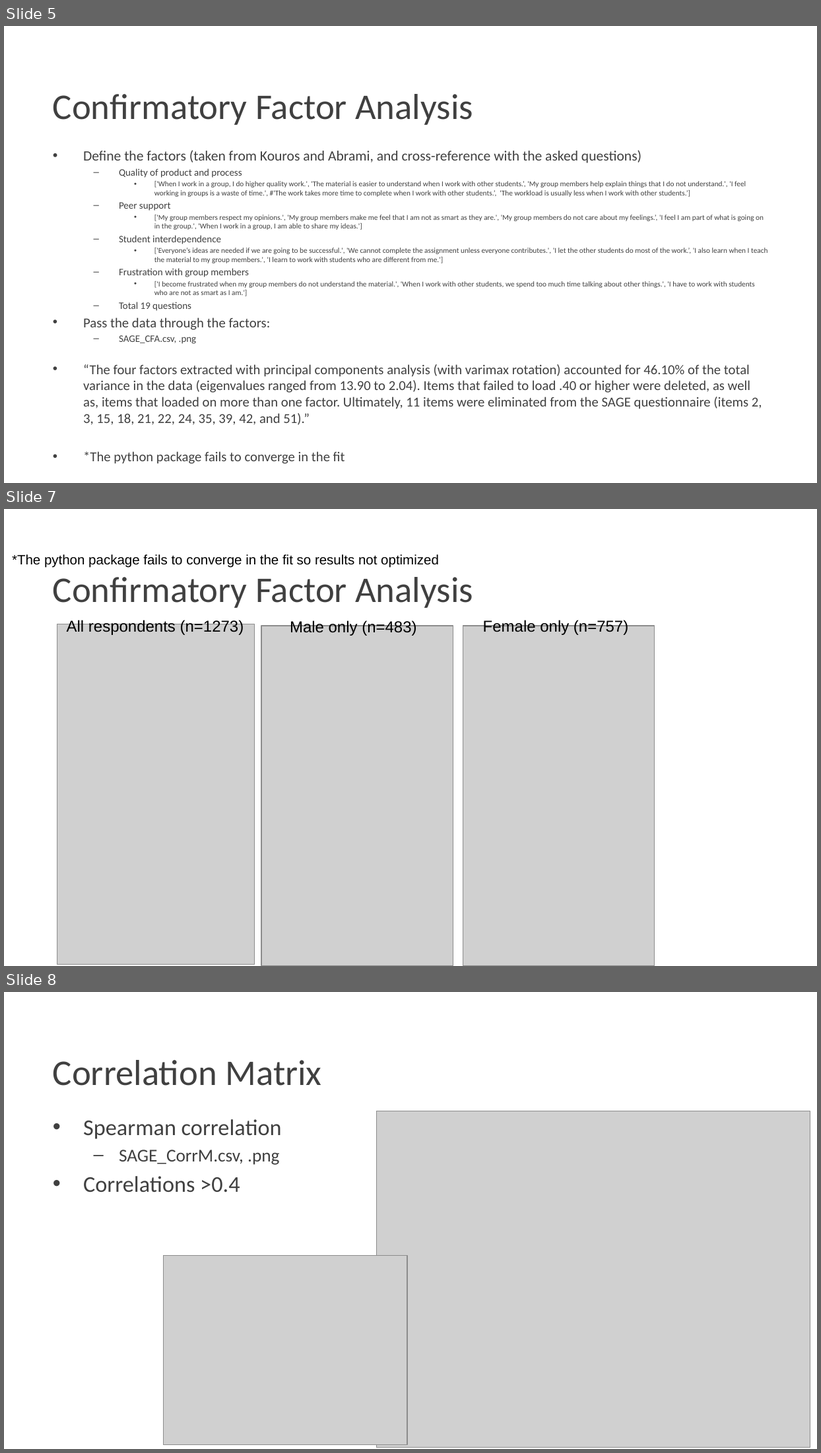
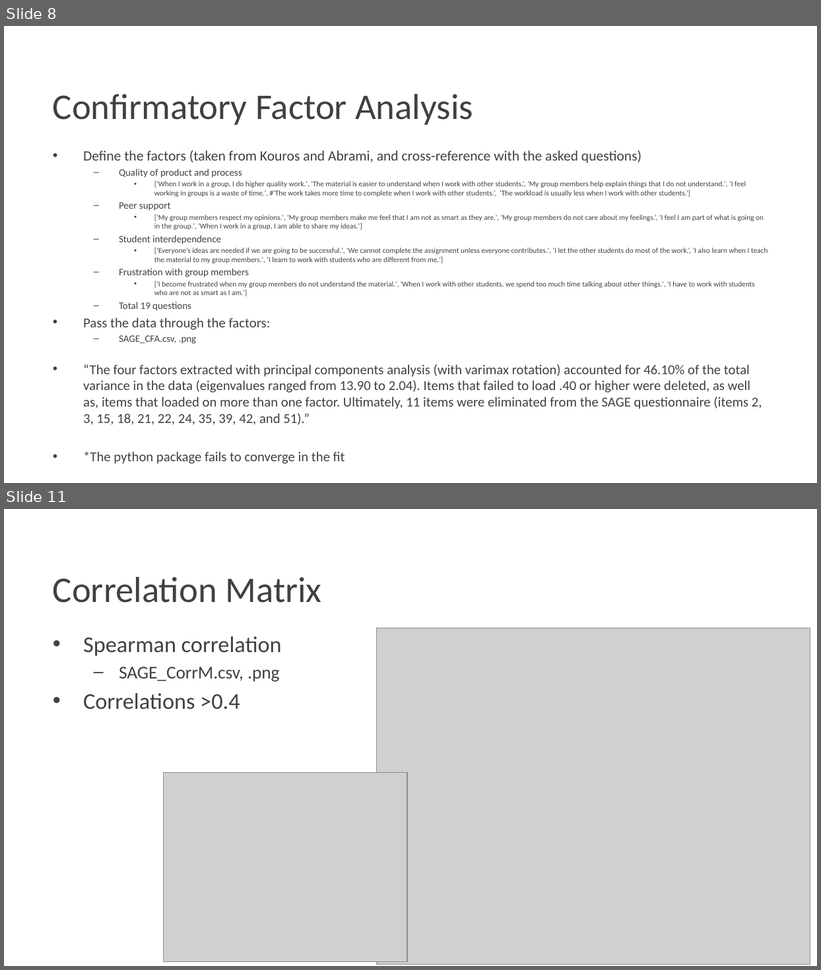
Before and after one commit to Pontigre/PER_analysis, a slide deck: Analysis_explanation.pptx. Shown one above the other, each under a label of ours: slides 5, 7 and 8 before the commit, slides 8 and 11 after it; the slides between them are not shown. The pictures are 821x1453 and 821x970 pixels, drawn with LibreOffice and Linux fonts; fonts in the diff are those of the drawing; grey boxes stand for pictures; background and template pictures are left out. Boxes give left, top, right and bottom in pixels: in the first picture for what was removed or moved away, otherwise in the second. Text is boxed around its words. In the diff, an @@ line names an element or a change of style, - is before the commit and + after.

```diff
--- a/Analysis_explanation.pptx
+++ b/Analysis_explanation.pptx
@@ slide 7 removed at (4, 509, 817, 966), background picture (left out) @@
@@ text removed at (12, 555, 439, 567) @@
-*The python package fails to converge in the fit so results not optimized
@@ title removed at (53, 577, 473, 608) @@
-Confirmatory Factor Analysis
@@ picture removed at (57, 625, 254, 965) @@
@@ text removed at (67, 619, 244, 635) @@
-All respondents (n=1273)
@@ picture removed at (262, 626, 453, 966) @@
@@ text removed at (290, 620, 416, 636) @@
-Male only (n=483)
@@ picture removed at (463, 626, 655, 966) @@
@@ text removed at (483, 619, 628, 635) @@
-Female only (n=757)
@@ what was slide 5 is now slide 8 @@
@@ what was slide 8 is now slide 11 @@
```
Also in this commit, not shown: 14 slides changed, 5 slides added.
